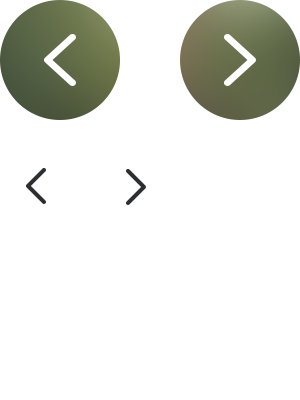
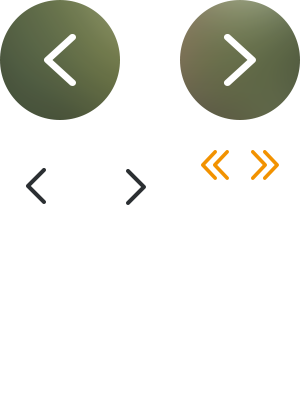
Layers edited between the first and the second 300×400 image:
added layer "Layer 9" above "Layer 8" over [251, 150, 279, 180]
added layer "Layer 8" above "Layer 7" over [201, 150, 229, 180]
